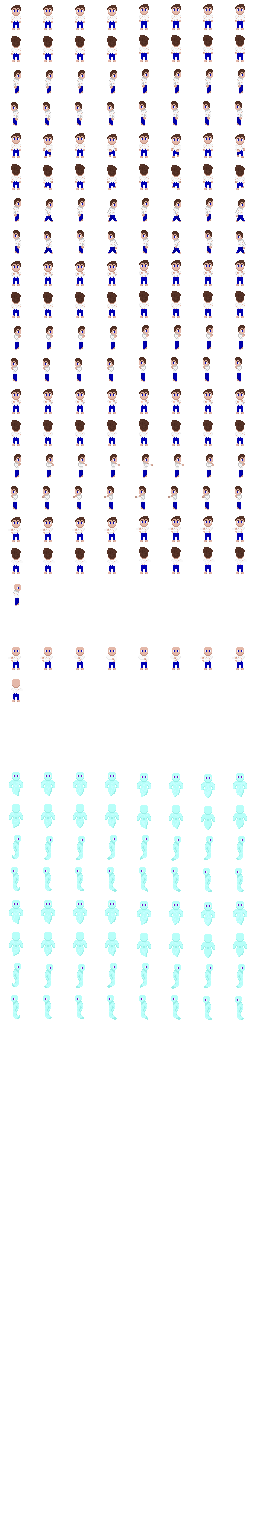
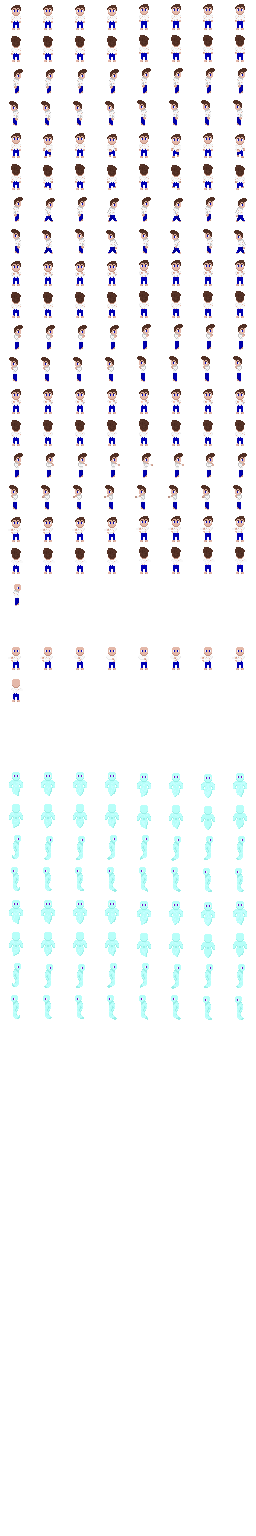
Layered file, before and after one edit (w=256, h=1536). Changes by layer:
painted on "Ebene" over [9, 68, 247, 489]
